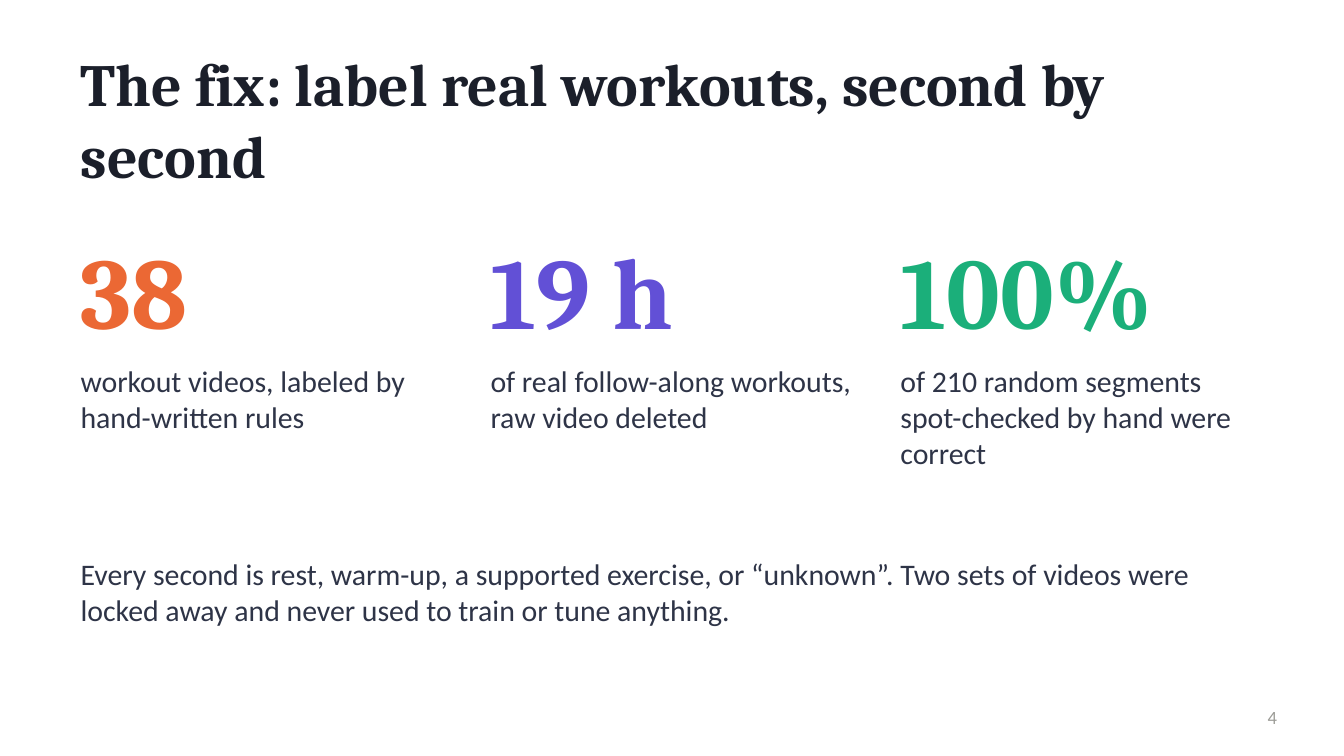
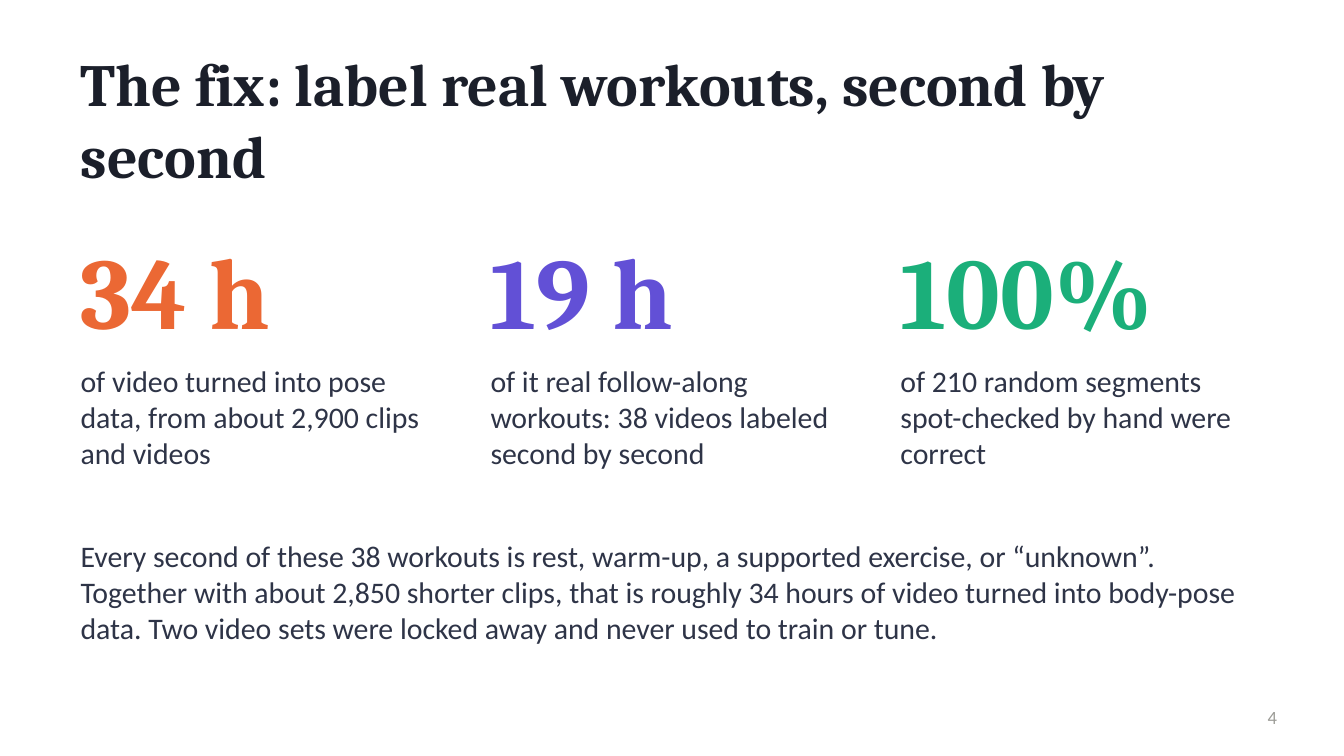
Before and after one commit to bariscelikk1/cALorie, a slide deck: slide 4 of ml/artifacts/final_model_v2/cALorie_final_presentation.pptx. Drawn at 1344x756 pixels with LibreOffice and Linux fonts; fonts in the diff are those of the drawing. Boxes give left, top, right and bottom in pixels: in the first picture for what was removed or moved away, otherwise in the second. Text is boxed around its words. In the diff, an @@ line names an element or a change of style, - is before the commit and + after.

Commit message:
Report and slide 4: state total data (about 34 h of video, ~2,890 clips and videos)

```diff
--- a/ml/artifacts/final_model_v2/cALorie_final_presentation.pptx
+++ b/ml/artifacts/final_model_v2/cALorie_final_presentation.pptx
@@ text at (81,259,270,330): text changed @@
-38
+34 h
@@ text at (81,371,419,465): text changed @@
-workout videos, labeled by hand-written rules
+of video turned into pose data, from about 2,900 clips and videos
@@ text at (491,371,828,469): text changed @@
-of real follow-along workouts, raw video deleted
+of it real follow-along workouts: 38 videos labeled second by second
@@ text at (81,545,1235,644): text changed @@
-Every second is rest, warm-up, a supported exercise, or “unknown”. Two sets of videos were locked away and never used to train or tune anything.
+Every second of these 38 workouts is rest, warm-up, a supported exercise, or “unknown”. Together with about 2,850 shorter clips, that is roughly 34 hours of video turned into body-pose data. Two video sets were locked away and never used to train or tune.
```
Also in this commit, not shown: 2 other files.
